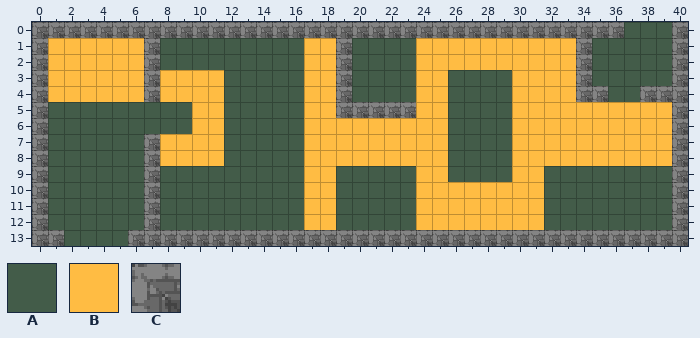
One commit to this Tiled map: assets/data/arena_2.tmx. This is how it looked before the edit.
Cells are 16x16 px. Shown: x 0..40, y 0..13.
Key: from "tileset.png": A 1, B 3, C 32.
_ is an empty cell, # one hidden under a higher layer.
Layers that did not change in this view are not listed.
Layer "base" before, first column x 0:
 0 CCCCCCCCCCCCCCCCCCCCCCCCCCCCCCCCCCCCCAAAC
 1 CBBBBBBCAAAAAAAAABBCAAAABBBBBBBBBBCAAAAAC
 2 CBBBBBBCAAAAAAAAABBCAAAABBBBBBBBBBCAAAAAC
 3 CBBBBBBCBBBBAAAAABBCAAAABBAAAABBBBCAAAAAC
 4 CBBBBBBCBBBBAAAAABBCAAAABBAAAABBBBCCAACCC
 5 CAAAAAAAAABBAAAAABBCCCCCBBAAAABBBBBBBBBBC
 6 CAAAAAAAAABBAAAAABBBBBBBBBAAAABBBBBBBBBBC
 7 CAAAAAACBBBBAAAAABBBBBBBBBAAAABBBBBBBBBBC
 8 CAAAAAACBBBBAAAAABBBBBBBBBAAAABBBBBBBBBBC
 9 CAAAAAACAAAAAAAAABBAAAAABBAAAABBAAAAAAAAC
10 CAAAAAACAAAAAAAAABBAAAAABBBBBBBBAAAAAAAAC
11 CAAAAAACAAAAAAAAABBAAAAABBBBBBBBAAAAAAAAC
12 CAAAAAACAAAAAAAAABBAAAAABBBBBBBBAAAAAAAAC
13 CCAAAACCCCCCCCCCCCCCCCCCCCCCCCCCCCCCCCCCC
The same view after the edit:
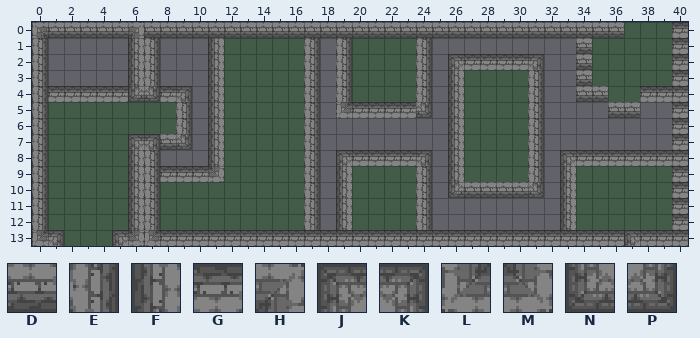
Further tiles: from "tileset.png": D 28, E 29, F 30, G 31, H 33, J 34, K 35, L 60, M 61, N 62, P 63.
From old to new:
Layer "base":
y 0: x 1..36 CCCCCCCCCCCCCCCCCCCCCCCCCCCCCCCCCCCC -> DDDDDHDDDDDDDDDDDDDDDDDDDDDDDDDDDDDD; x 40 C -> G
y 1..2: x 0..11 CBBBBBBCAAAA -> E_____FE____; x 17..19 BBC -> __E; x 24..34 BBBBBBBBBBC -> __________D; x 40 C -> G
y 3: x 0..11 CBBBBBBCBBBB -> E_____FE____; x 17..19 BBC -> __E; x 24..26 BBA -> ___; x 30..34 BBBBC -> A___D; x 40 C -> G
y 4: x 0..11 CBBBBBBCBBBB -> E_____NP____; x 17..19 BBC -> __E; x 24..26 BBA -> ___; x 30..35 BBBBCC -> A___DD; x 38..40 CCC -> GGG
y 5: x 0 C -> E; x 9..11 ABB -> ___; x 17..26 BBCCCCCBBA -> __LGGGG___; x 30..40 BBBBBBBBBBC -> A_________G
y 6: x 0 C -> E; x 9..11 ABB -> ___; x 17..26 BBBBBBBBBA -> __________; x 30..40 BBBBBBBBBBC -> A_________G
y 7: x 0 C -> E; x 6..11 ACBBBB -> JK____; x 17..26 BBBBBBBBBA -> __________; x 30..40 BBBBBBBBBBC -> A_________G
y 8: x 0 C -> E; x 6..11 ACBBBB -> FE____; x 17..26 BBBBBBBBBA -> __________; x 30..40 BBBBBBBBBBC -> A_________G
y 9: x 0 C -> E; x 6..11 ACAAAA -> FE____; x 17..19 BBA -> ___; x 24..26 BBA -> ___; x 30..33 BBAA -> A___; x 40 C -> G
y 10..12: x 0 C -> E; x 6..7 AC -> FE; x 17..19 BBA -> ___; x 24..33 BBBBBBBBAA -> __________; x 40 C -> G
y 13: x 0..1 CC -> LK; x 5..40 ACCCCCCCCCCCCCCCCCCCCCCCCCCCCCCCCCCC -> JMLGGGGGGGGGGGGGGGGGGGGGGGGGGGGG#GGG
Layer "mid":
y 1: x 11 _ -> F; x 17 _ -> E; x 24 _ -> E
y 2: x 11 _ -> F; x 17 _ -> E; x 24 _ -> E; x 26..31 ______ -> JGGGGK
y 3: x 11 _ -> F; x 17 _ -> E; x 24 _ -> E; x 26 _ -> F; x 31 _ -> E
y 4: x 1..5 _____ -> GGGGG; x 8..9 __ -> GK; x 11 _ -> F; x 17 _ -> E; x 24 _ -> E; x 26 _ -> F; x 31 _ -> E
y 5: x 9 _ -> E; x 11 _ -> F; x 17 _ -> E; x 24 _ -> P; x 26 _ -> F; x 31 _ -> E; x 36..37 __ -> DD
y 6: x 9 _ -> E; x 11 _ -> F; x 17 _ -> E; x 26 _ -> F; x 31 _ -> E
y 7: x 8..9 __ -> DP; x 11 _ -> F; x 17 _ -> E; x 26 _ -> F; x 31 _ -> E
y 8: x 11 _ -> F; x 17 _ -> E; x 19..24 ______ -> JGGGGK; x 26 _ -> F; x 31 _ -> E; x 33..39 _______ -> JGGGGGG
y 9: x 8..11 ____ -> GGGM; x 17 _ -> E; x 19 _ -> F; x 24 _ -> E; x 26 _ -> F; x 31 _ -> E; x 33 _ -> F
y 10: x 17 _ -> E; x 19 _ -> F; x 24 _ -> E; x 26..31 ______ -> NDDDDP; x 33 _ -> F
y 11..12: x 17 _ -> E; x 19 _ -> F; x 24 _ -> E; x 33 _ -> F
y 13: x 37 _ -> J
